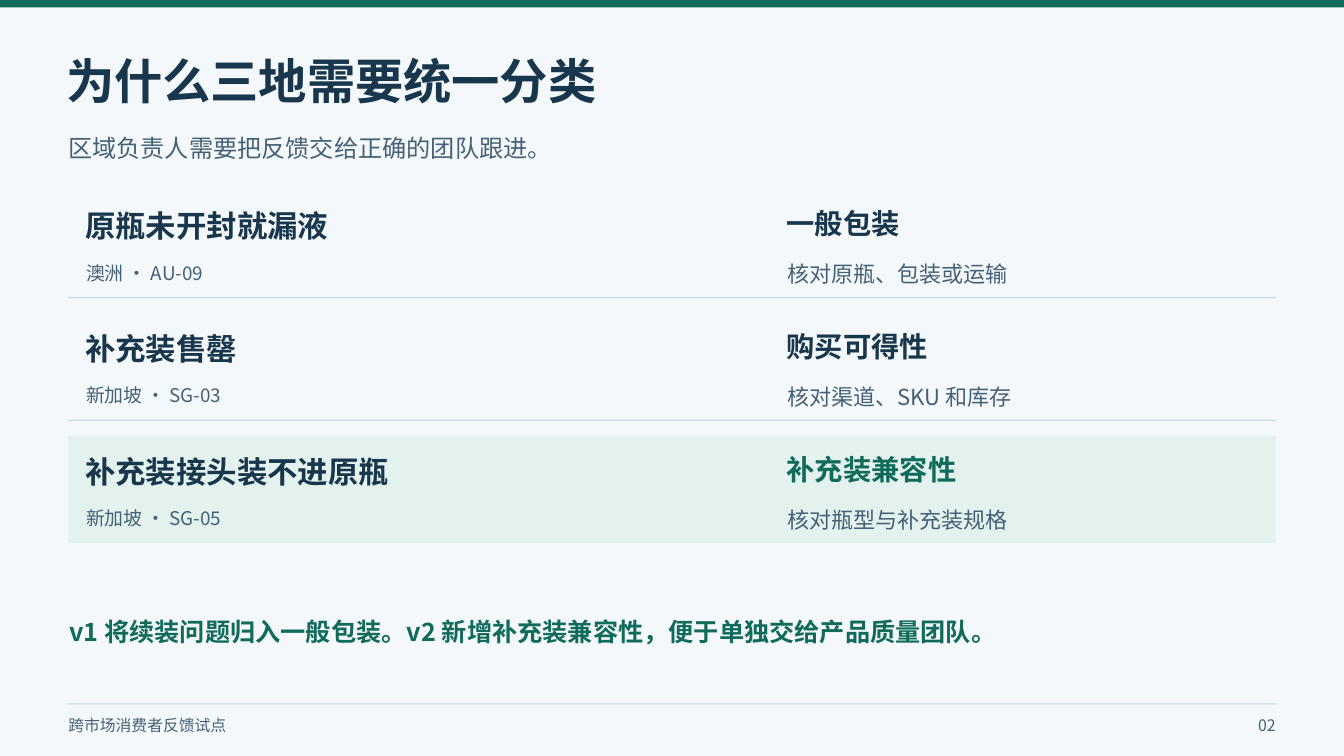
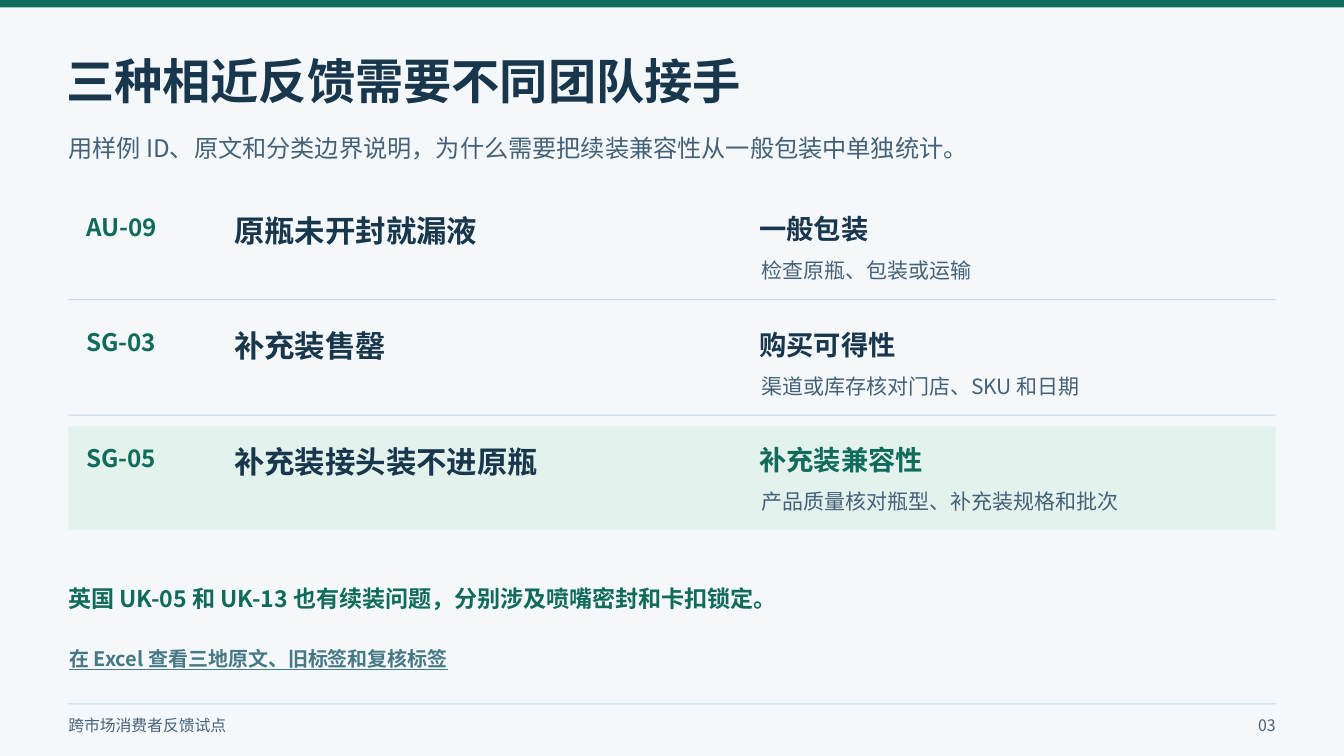
Before and after one commit to peterljlj/market-feedback-cloud-demo, a slide deck: slide 3 of docs/demo/enterprise-cloud-collaboration.pptx (slide 2 before the commit). Drawn at 1344x756 pixels with LibreOffice and Linux fonts; fonts in the diff are those of the drawing. Boxes give left, top, right and bottom in pixels: in the first picture for what was removed or moved away, otherwise in the second. Text is boxed around its words. In the diff, an @@ line names an element or a change of style, - is before the commit and + after.

```diff
--- a/docs/demo/enterprise-cloud-collaboration.pptx
+++ b/docs/demo/enterprise-cloud-collaboration.pptx
@@ text at (x1=66, y1=58, x2=741, y2=104): text changed @@
-为什么三地需要统一分类
+三种相近反馈需要不同团队接手
@@ text at (x1=68, y1=136, x2=967, y2=160): text changed @@
-区域负责人需要把反馈交给正确的团队跟进。
+用样例 ID、原文和分类边界说明，为什么需要把续装兼容性从一般包装中单独统计。
@@ text "原瓶未开封就漏液" moved from (x1=85, y1=211, x2=328, y2=240) to (x1=234, y1=216, x2=477, y2=245) @@
@@ text "一般包装" moved from (x1=786, y1=210, x2=899, y2=237) to (x1=759, y1=215, x2=868, y2=242) @@
@@ text at (x1=86, y1=218, x2=157, y2=237): text changed; size 13.5 to 17.2 pt; text colour #456177 to #106B5B; bold on @@
-澳洲 · AU-09
+AU-09
@@ text at (x1=761, y1=260, x2=971, y2=280): text changed; size 15.8 to 15 pt @@
-核对原瓶、包装或运输
+检查原瓶、包装或运输
@@ text "补充装售罄" moved from (x1=85, y1=334, x2=237, y2=363) to (x1=234, y1=331, x2=386, y2=360) @@
@@ text "购买可得性" moved from (x1=786, y1=333, x2=928, y2=360) to (x1=759, y1=331, x2=896, y2=358) @@
@@ text added at (x1=86, y1=332, x2=156, y2=352), 17.2 pt, text #106B5B, bold @@
+SG-03
@@ text removed at (x1=86, y1=386, x2=222, y2=404) @@
-新加坡 · SG-03
@@ text at (x1=761, y1=376, x2=1080, y2=396): text changed; size 15.8 to 15 pt @@
-核对渠道、SKU 和库存
+渠道或库存核对门店、SKU 和日期
@@ rectangle moved from (x1=69, y1=420, x2=1276, y2=421) to (x1=69, y1=414, x2=1276, y2=415) @@
@@ rectangle moved from (x1=69, y1=436, x2=1276, y2=542) to (x1=69, y1=426, x2=1276, y2=530) @@
@@ text added at (x1=86, y1=448, x2=156, y2=468), 17.2 pt, text #106B5B, bold @@
+SG-05
@@ text "补充装接头装不进原瓶" moved from (x1=85, y1=457, x2=389, y2=486) to (x1=234, y1=447, x2=538, y2=476) @@
@@ size 20.2 to 19.5 pt in 3 elements at (x1=759, y1=331, x2=896, y2=358), (x1=759, y1=215, x2=868, y2=242), (x1=759, y1=446, x2=923, y2=473) @@
@@ text "补充装兼容性" moved from (x1=786, y1=455, x2=956, y2=483) to (x1=759, y1=446, x2=923, y2=473) @@
@@ text removed at (x1=86, y1=509, x2=222, y2=527) @@
-新加坡 · SG-05
@@ text at (x1=761, y1=491, x2=1118, y2=511): text changed; size 15.8 to 15 pt @@
-核对瓶型与补充装规格
+产品质量核对瓶型、补充装规格和批次
@@ text at (x1=68, y1=587, x2=776, y2=610): text changed; size 18 to 16.5 pt @@
-v1 将续装问题归入一般包装。v2 新增补充装兼容性，便于单独交给产品质量团队。
+英国 UK-05 和 UK-13 也有续装问题，分别涉及喷嘴密封和卡扣锁定。
@@ text added at (x1=69, y1=649, x2=448, y2=670), 14.2 pt, text #467886, bold, underline @@
+在 Excel 查看三地原文、旧标签和复核标签
@@ text at (x1=1258, y1=719, x2=1276, y2=731): text changed @@
-02
+03
```
Also in this commit, not shown: 2 other slides changed, 9 slides added, 3 slides removed, 2 other files.
